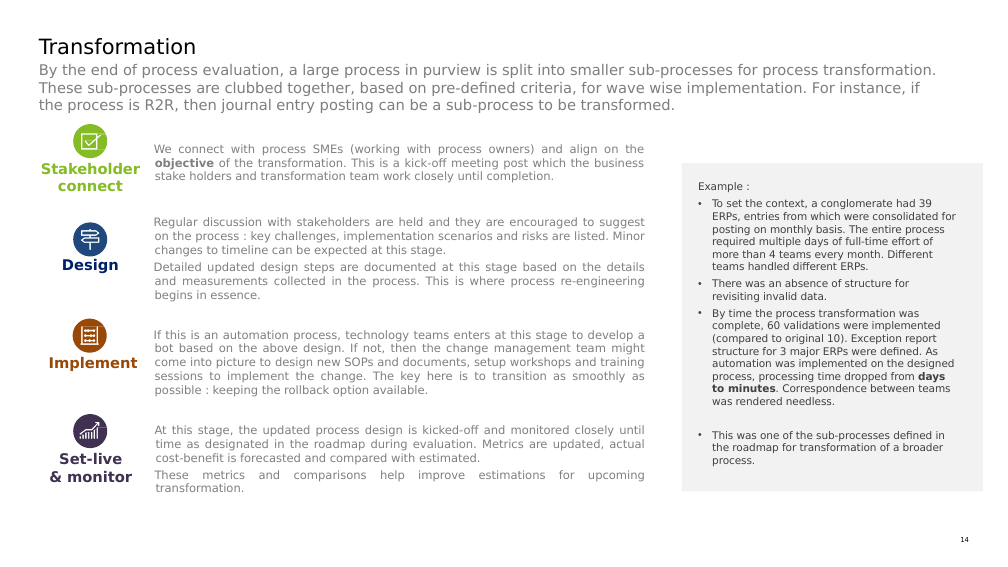
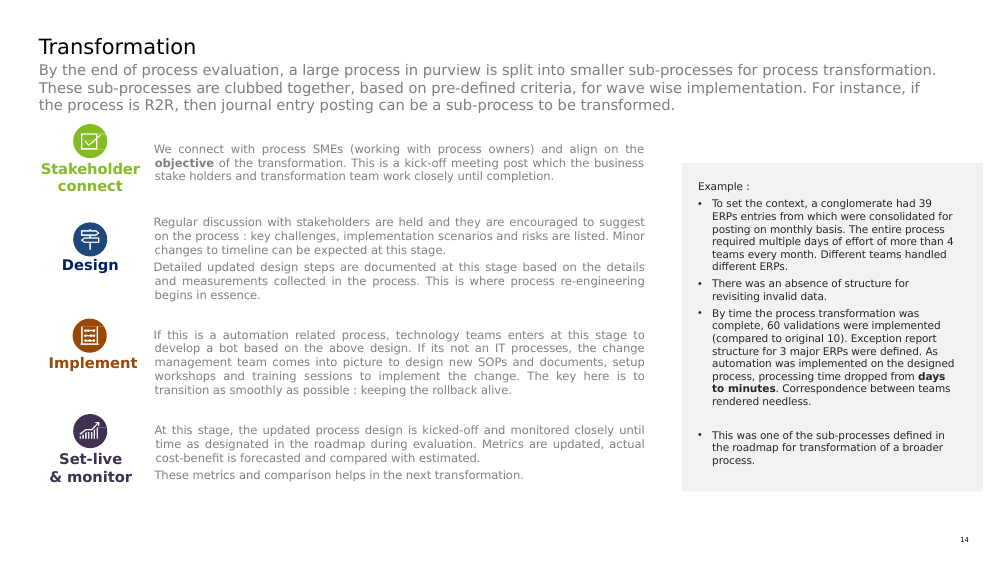
Before and after one commit to vishaln90/Grapht, a slide deck: slide 2 of Slides - Vishal Narsinghani.pptx. Drawn at 1008x567 pixels with LibreOffice and Linux fonts; fonts in the diff are those of the drawing. Boxes give left, top, right and bottom in pixels: in the first picture for what was removed or moved away, otherwise in the second. Text is boxed around its words. In the diff, an @@ line names an element or a change of style, - is before the commit and + after.

Commit message:
aad

```diff
--- a/Slides - Vishal Narsinghani.pptx
+++ b/Slides - Vishal Narsinghani.pptx
@@ text at [698,182,945,466]: text colour #404040 to #262626 in "Example :", "There was an absence of structure for ...", "This was one of the sub-processes defined ..." @@
@@ text at [712,199,954,270]: text changed; text colour #404040 to #262626 @@
-  • To set the context, a conglomerate had 39 ERPs, entries from which were consolidated for posting on monthly basis. The entire process required multiple days of full-time effort of more than 4 teams every month. Different teams handled different ERPs.
+  • To set the context, a conglomerate had 39 ERPs entries from which were consolidated for posting on monthly basis. The entire process required multiple days of effort of more than 4 teams every month. Different teams handled different ERPs.
@@ text at [712,309,954,405]: text changed; text colour #404040 to #262626 @@
-  • By time the process transformation was complete, 60 validations were implemented (compared to original 10). Exception report structure for 3 major ERPs were defined. As automation was implemented on the designed process, processing time dropped from days to minutes. Correspondence between teams was rendered needless.
+  • By time the process transformation was complete, 60 validations were implemented (compared to original 10). Exception report structure for 3 major ERPs were defined. As automation was implemented on the designed process, processing time dropped from days to minutes. Correspondence between teams rendered needless.
@@ text at [154,330,645,397]: text changed @@
-If this is an automation process, technology teams enters at this stage to develop a bot based on the above design. If not, then the change management team might come into picture to design new SOPs and documents, setup workshops and training sessions to implement the change. The key here is to transition as smoothly as possible : keeping the rollback option available.
+If this is a automation related process, technology teams enters at this stage to develop a bot based on the above design. If its not an IT processes, the change management team comes into picture to design new SOPs and documents, setup workshops and training sessions to implement the change. The key here is to transition as smoothly as possible : keeping the rollback alive.
@@ text at [155,470,524,481]: text changed @@
-These metrics and comparisons help improve estimations for upcoming transformation.
+These metrics and comparison helps in the next transformation.
```
Also in this commit, not shown: 2 other slides changed, 1 slide added.
